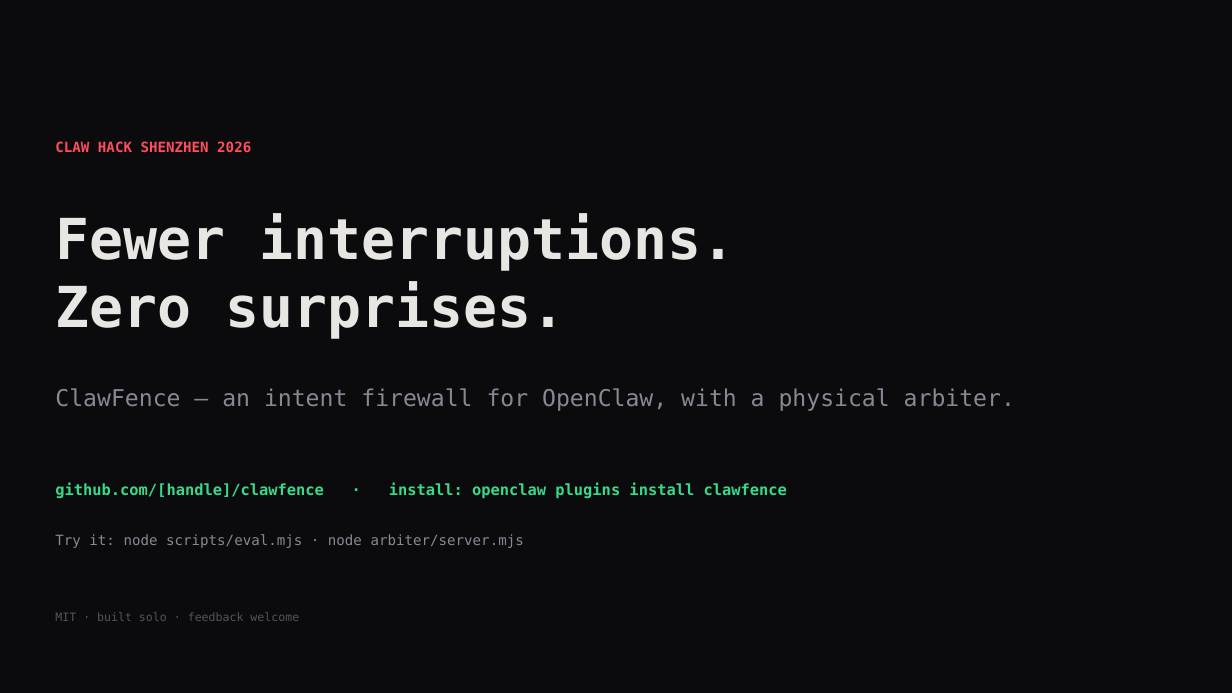
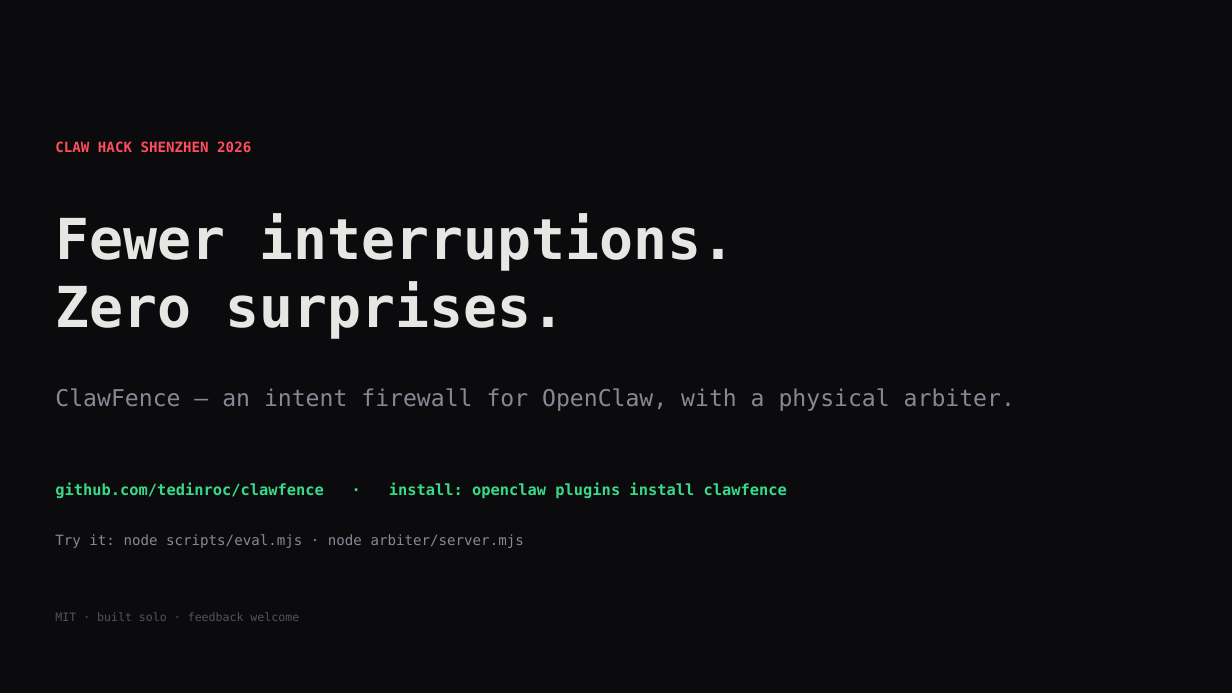
Before and after one commit to tedinroc/clawfence, a slide deck: slide 10 of demo/clawfence-deck.pptx. Drawn at 1232x693 pixels with LibreOffice and Linux fonts; fonts in the diff are those of the drawing. Boxes give left, top, right and bottom in pixels: in the first picture for what was removed or moved away, otherwise in the second. Text is boxed around its words. In the diff, an @@ line names an element or a change of style, - is before the commit and + after.

Commit message:
Update deck repo link

```diff
--- a/demo/clawfence-deck.pptx
+++ b/demo/clawfence-deck.pptx
@@ text at [55, 483, 787, 499]: text changed @@
-github.com/[handle]/clawfence · install: openclaw plugins install clawfence
+github.com/tedinroc/clawfence · install: openclaw plugins install clawfence
```
Also in this commit, not shown: 3 other files.
